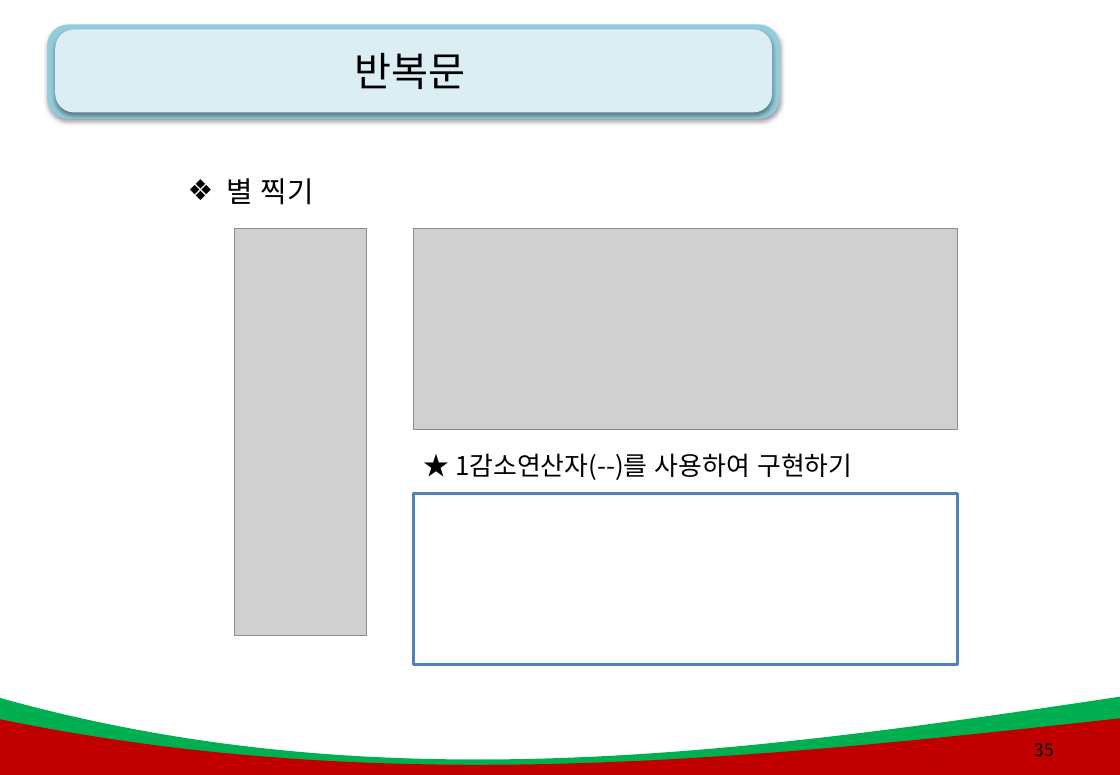
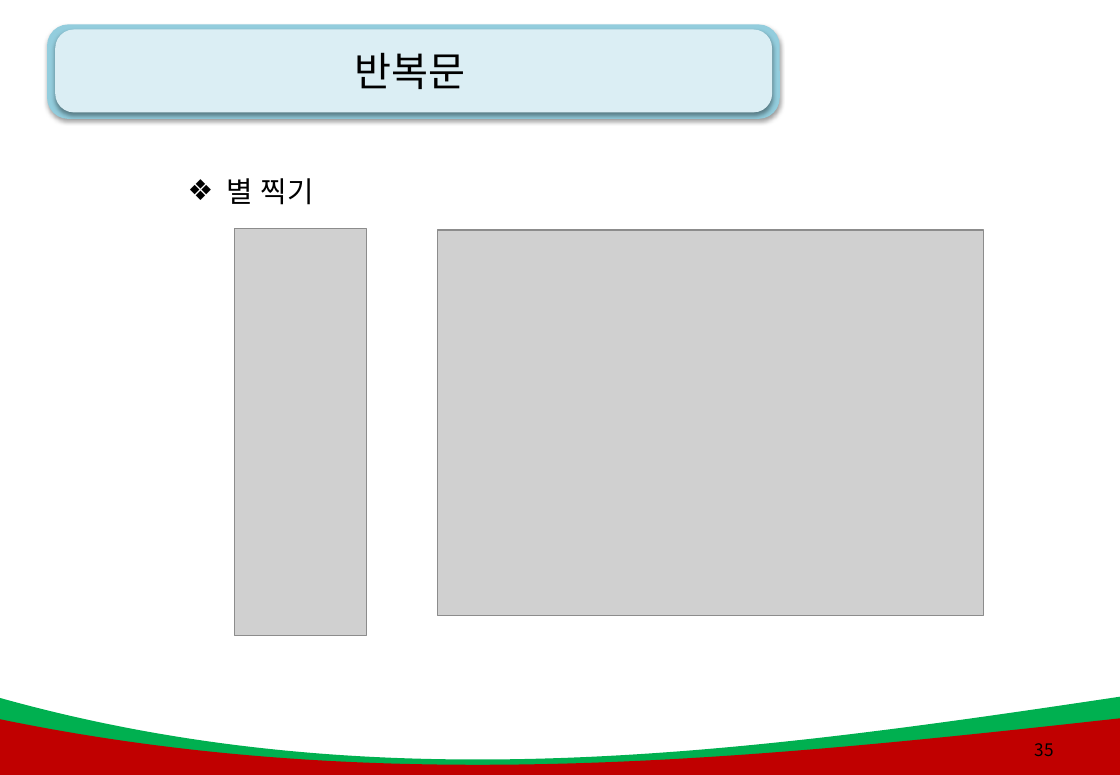
Before and after one commit to kiyongee2/green_project_web, a slide deck: slide 35 of js_ppt/3강. js_제어문(조건,반복).pptx. Drawn at 1120x775 pixels with LibreOffice and Linux fonts; fonts in the diff are those of the drawing; grey boxes stand for pictures; background and template pictures are left out. Boxes give left, top, right and bottom in pixels: in the first picture for what was removed or moved away, otherwise in the second. Text is boxed around its words. In the diff, an @@ line names an element or a change of style, - is before the commit and + after.

Commit message:
조건, 반복문

```diff
--- a/js_ppt/3강. js_제어문(조건,반복).pptx
+++ b/js_ppt/3강. js_제어문(조건,반복).pptx
@@ picture removed at bbox=[414, 229, 958, 430] @@
@@ picture added at bbox=[438, 231, 985, 616] @@
@@ text removed at bbox=[455, 453, 852, 480] @@
-★ 1감소연산자(--)를 사용하여 구현하기
@@ rectangle removed at bbox=[414, 493, 958, 664] @@
```
Also in this commit, not shown: 16 other slides changed, 47 other files.
